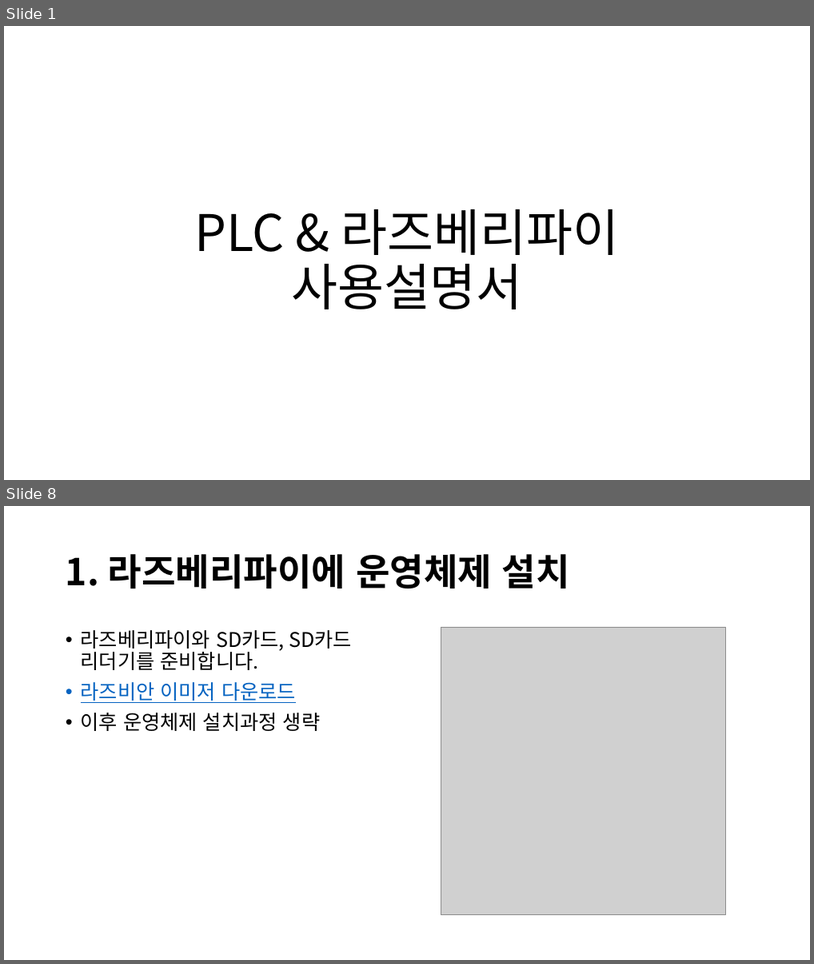
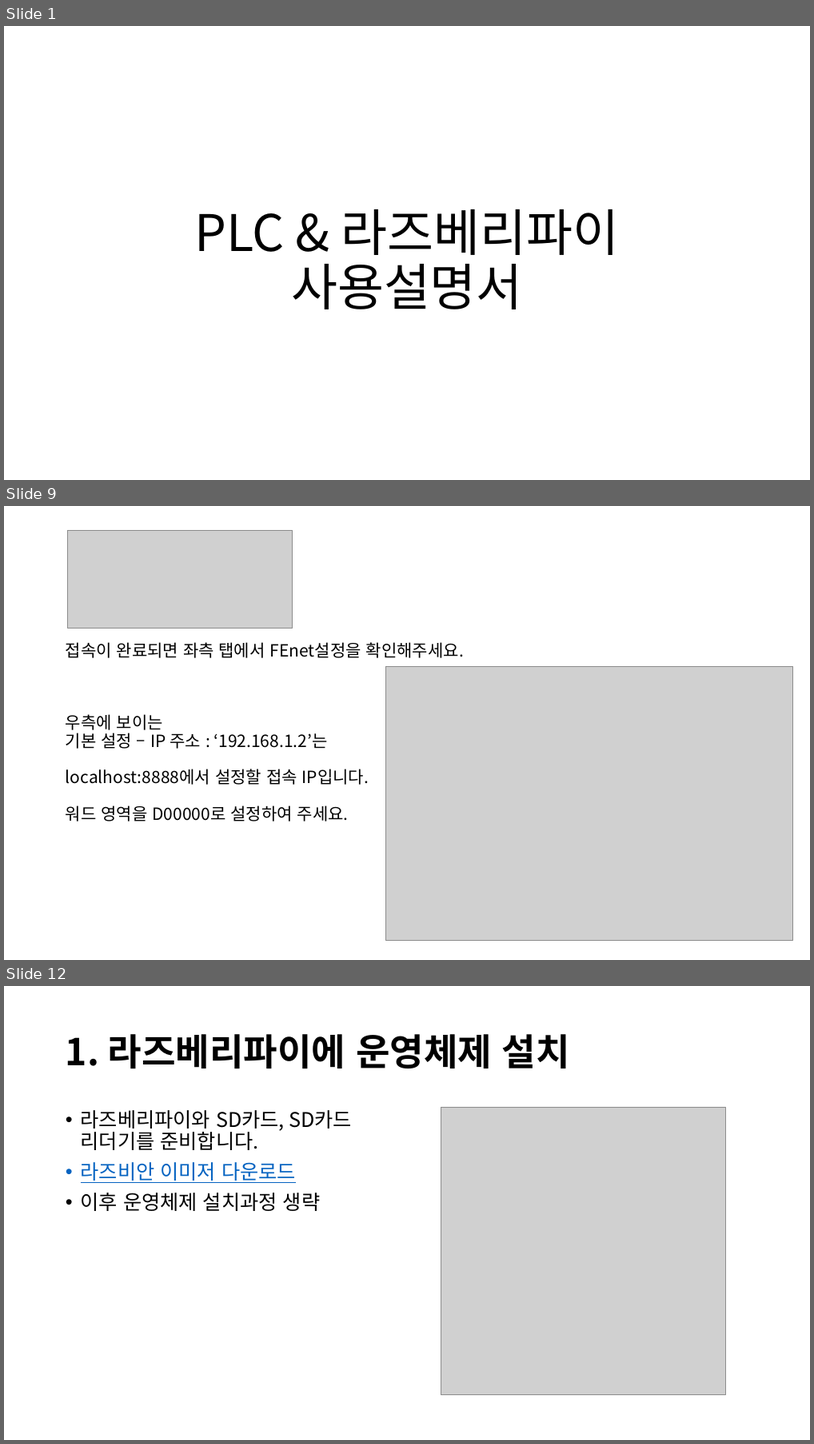
Before and after one commit to HanSol1140/PLC_Voltage, a slide deck: PLC & 라즈베리파이 서버.pptx. Shown one above the other, each under a label of ours: slides 1 and 8 before the commit, slides 1, 9 and 12 after it; the slides between them are not shown. The pictures are 814x964 and 814x1444 pixels, drawn with LibreOffice and Linux fonts; fonts in the diff are those of the drawing; grey boxes stand for pictures. Boxes give left, top, right and bottom in pixels: in the first picture for what was removed or moved away, otherwise in the second. Text is boxed around its words. In the diff, an @@ line names an element or a change of style, - is before the commit and + after.

```diff
--- a/PLC & 라즈베리파이 서버.pptx
+++ b/PLC & 라즈베리파이 서버.pptx
@@ slide 9 added at [4, 506, 810, 960], background #FFFFFF @@
@@ picture added at [67, 530, 293, 628] @@
@@ title added at [66, 642, 464, 821], 20 pt, text #000000 @@
+접속이 완료되면 좌측 탭에서 FEnet설정을 확인해주세요.
+우측에 보이는
+기본 설정 – IP 주소 : ‘192.168.1.2’는
+localhost:8888에서 설정할 접속 IP입니다.
+워드 영역을 D00000로 설정하여 주세요.
@@ picture added at [386, 666, 794, 940] @@
@@ what was slide 8 is now slide 12 @@
```
Also in this commit, not shown: 6 slides changed, 4 other slides added, 1 slide removed, 1 other file.
